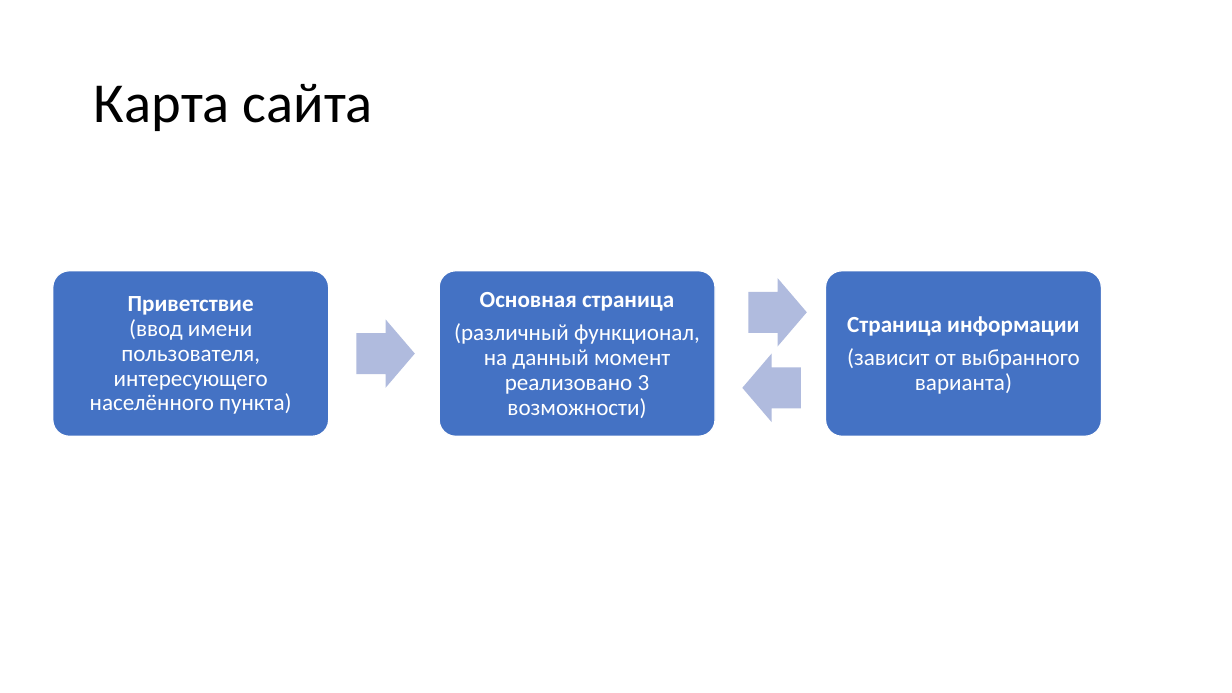
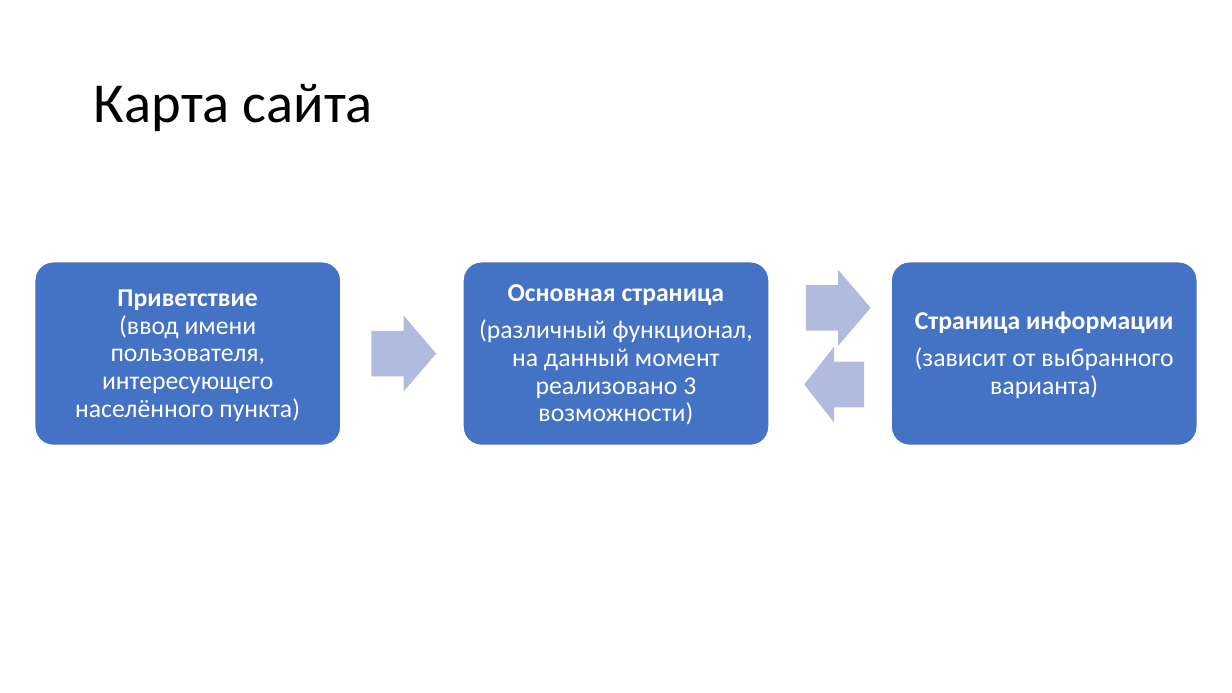
Before and after one commit to greendolf/javascript_semestr, a slide deck: slide 5 of semestr.pptx. Drawn at 1232x693 pixels with LibreOffice and Linux fonts; fonts in the diff are those of the drawing. Boxes give left, top, right and bottom in pixels: in the first picture for what was removed or moved away, otherwise in the second. Text is boxed around its words. In the diff, an @@ line names an element or a change of style, - is before the commit and + after.

```diff
--- a/semestr.pptx
+++ b/semestr.pptx
@@ rounded rectangle: place and size @@
-rounded rectangle at (53, 271, 329, 436)
+rounded rectangle at (35, 262, 341, 445)
@@ text "Приветствие (ввод имени пользователя, интересующего ...": place and size @@
-text "Приветствие (ввод имени пользователя, интересующего ..." at (90, 296, 292, 414)
+text "Приветствие (ввод имени пользователя, интересующего ..." at (75, 289, 300, 421)
@@ rounded rectangle: place and size @@
-rounded rectangle at (439, 271, 715, 436)
+rounded rectangle at (463, 262, 769, 445)
@@ text "Основная страница": place and size @@
-text "Основная страница" at (454, 292, 700, 418)
+text "Основная страница" at (479, 284, 753, 424)
@@ rounded rectangle: place and size @@
-rounded rectangle at (825, 271, 1102, 436)
+rounded rectangle at (892, 262, 1198, 445)
@@ size 18 to 20 pt in 3 elements at (75, 289, 300, 421), (479, 284, 753, 424), (915, 311, 1173, 398) @@
@@ text "Страница информации": place and size @@
-text "Страница информации" at (847, 316, 1080, 394)
+text "Страница информации" at (915, 311, 1173, 398)
@@ right arrow: place and size @@
-right arrow at (749, 278, 807, 347)
+right arrow at (806, 270, 871, 346)
@@ right arrow: place and size @@
-right arrow at (357, 320, 415, 388)
+right arrow at (372, 316, 436, 392)
@@ right arrow: place and size @@
-right arrow at (742, 354, 800, 422)
+right arrow at (804, 347, 864, 422)
```
Also in this commit, not shown: 2 other slides changed, 2 slides added, 1 slide removed, 1 other file.
